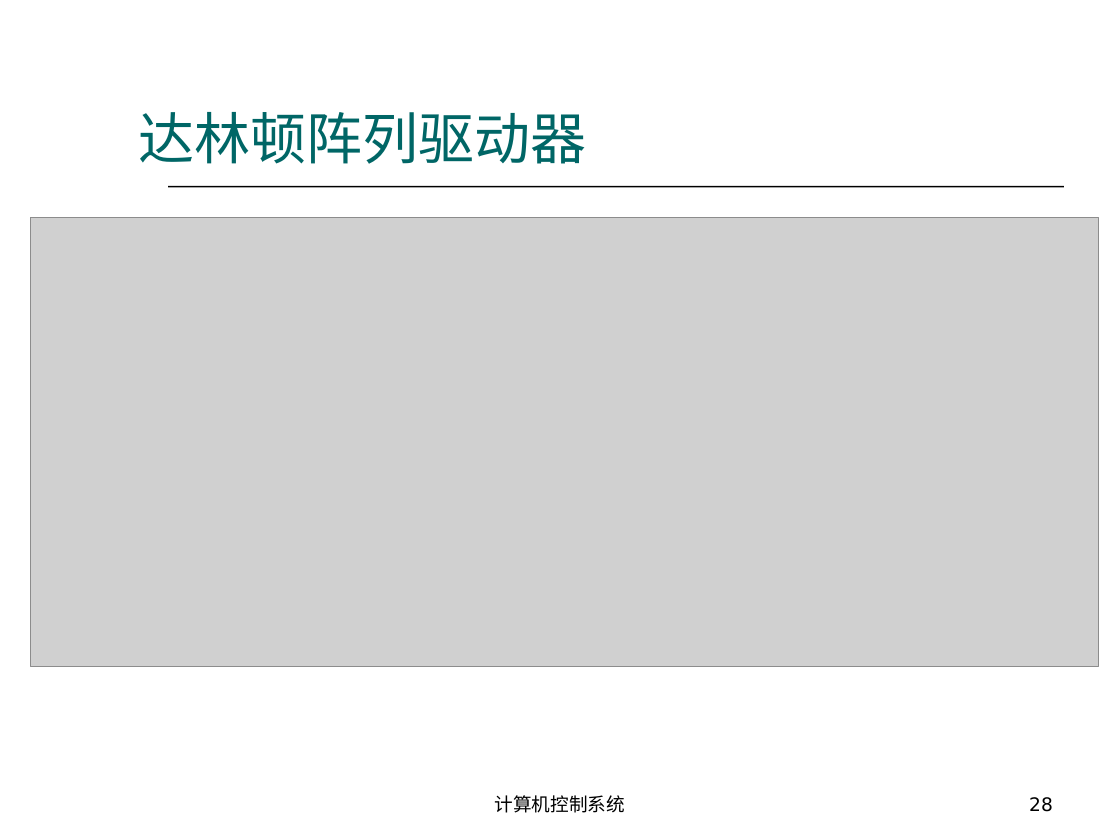
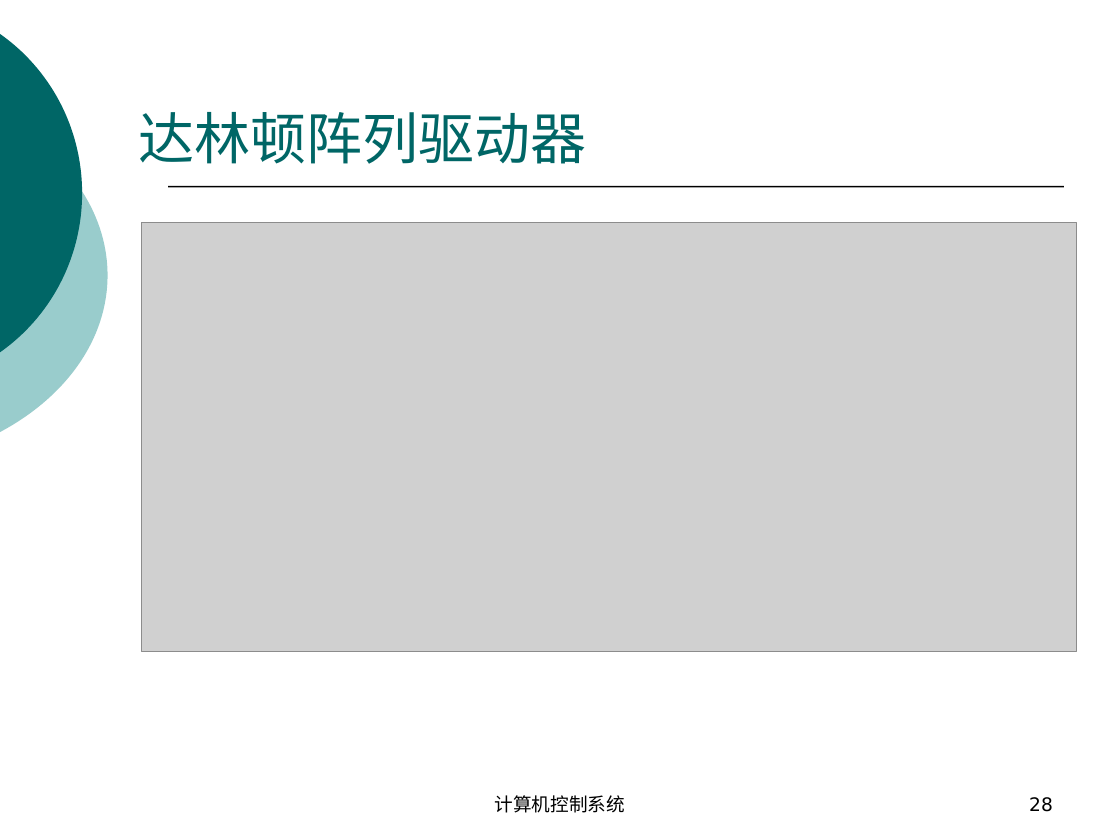
Before and after one commit to origin2007/computer_system, a slide deck: slide 28 of 03数字量输入输出.ppt. Drawn at 1120x840 pixels with LibreOffice and Linux fonts; fonts in the diff are those of the drawing; grey boxes stand for pictures. Boxes give left, top, right and bottom in pixels: in the first picture for what was removed or moved away, otherwise in the second. Text is boxed around its words. In the diff, an @@ line names an element or a change of style, - is before the commit and + after.

```diff
--- a/03数字量输入输出.ppt
+++ b/03数字量输入输出.ppt
@@ freeform shape at box(0, 0, 82, 386): outline redrawn @@
@@ freeform shape at box(0, 84, 108, 467): outline redrawn @@
@@ picture: place and size @@
-picture at box(31, 217, 1099, 668)
+picture at box(142, 222, 1077, 652)
```
Also in this commit, not shown: 60 other slides changed, 1 slide removed, 4 other files.
